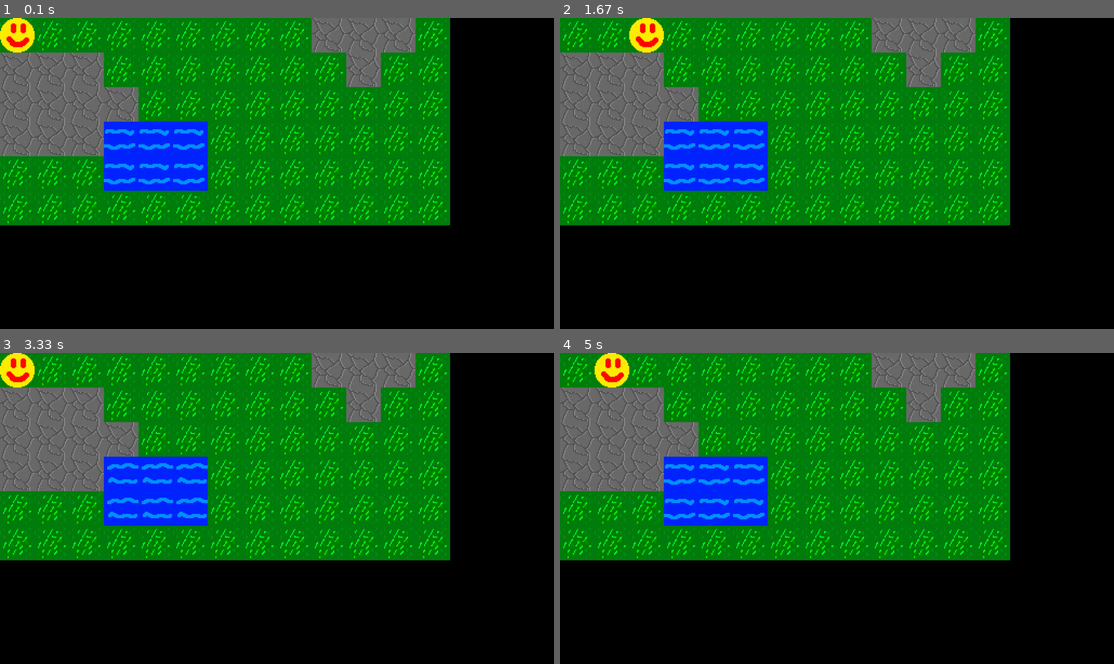
Above: before the commit, frames 1-4 (two rows, left to right).
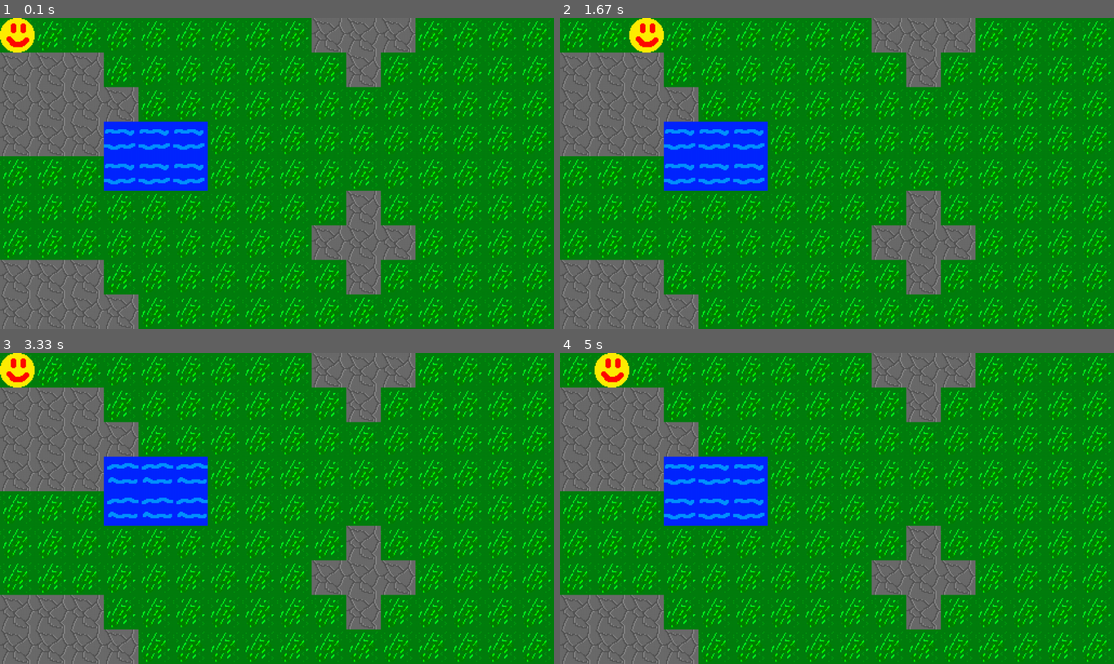
Above: after the commit, the same moments.

Repository: MaundyMoo/Coursework
Game: pygame game, started from Main.py
The game is run twice, just before and just after one commit, with the same random seed, the same clock (stepped at 60 frames per second) and the same inputs.
Inputs:
- Up to frame 1 (0.1 s): no input
- Up to frame 2 (1.67 s): hold Right 0.33-0.8 s; hold Up 0.83-1.13 s; hold Right 1.17-1.63 s
- Up to frame 3 (3.33 s): hold Left 1.67-2.2 s; hold Left 2.57-2.97 s
- Up to frame 4 (5 s): hold Right 3.4-4.03 s; hold Left 4.47-4.93 s; hold Right from 4.97 s (still down)

The runs differ from the first frame. In frame 1, 47% of the frame differs, in the area x 0-100%, y 0-100%; in frame 2, 47%; in frame 3, 47%; in frame 4, 47%.

Commit message:
Increased map size

Diff:
--- a/Constants.py
+++ b/Constants.py
@@ -10,9 +10,15 @@
 def getPath(path):
     return os.path.join(WORKING_DIRECTORY, path)
 
-testmap = [[0,0,0,0,0,0,0,0,0,1,1,1,0],
-           [1,1,1,0,0,0,0,0,0,0,1,0,0],
-           [1,1,1,1,0,0,0,0,0,0,0,0,0],
-           [1,1,1,2,2,2,0,0,0,0,0,0,0],
-           [0,0,0,2,2,2,0,0,0,0,0,0,0],
-           [0,0,0,0,0,0,0,0,0,0,0,0,0]]
+testmap = [[0,0,0,0,0,0,0,0,0,1,1,1,0,0,0,0,0,0,0,0,0,0,0,0,0,0],
+           [1,1,1,0,0,0,0,0,0,0,1,0,0,0,0,0,0,0,0,0,0,0,0,0,0,0],
+           [1,1,1,1,0,0,0,0,0,0,0,0,0,0,0,0,0,0,0,0,0,0,0,0,0,0],
+           [1,1,1,2,2,2,0,0,0,0,0,0,0,0,0,0,0,0,0,0,0,0,0,0,0,0],
+           [0,0,0,2,2,2,0,0,0,0,0,0,0,0,0,0,0,0,0,0,0,0,0,0,0,0],
+           [0,0,0,0,0,0,0,0,0,0,1,0,0,0,0,0,0,0,0,0,0,0,0,0,0,0],
+           [0,0,0,0,0,0,0,0,0,1,1,1,0,0,0,0,0,0,0,0,0,0,0,2,2,2],
+           [1,1,1,0,0,0,0,0,0,0,1,0,0,0,0,0,0,0,0,0,0,0,2,2,2,2],
+           [1,1,1,1,0,0,0,0,0,0,0,0,0,0,0,0,0,0,0,0,0,2,2,2,1,1],
+           [1,1,1,2,2,2,0,0,0,0,0,0,0,0,0,0,0,0,2,2,2,2,2,1,1,1],
+           [0,0,0,2,2,2,0,0,0,0,0,0,0,0,0,0,0,2,2,2,2,2,1,1,1,1],
+           [0,0,0,0,0,0,0,0,0,0,0,0,0,0,0,0,0,0,0,0,0,0,0,0,0,0]]
